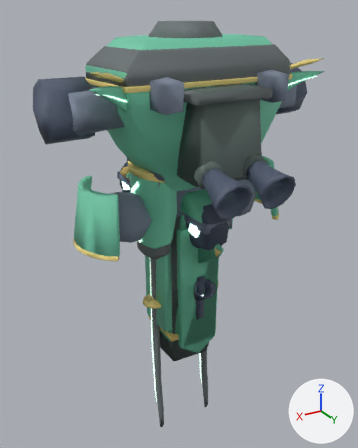
What one commit did to the glTF model src/client/render/mech/assets/roster/kamaitachi-lod1.glb.
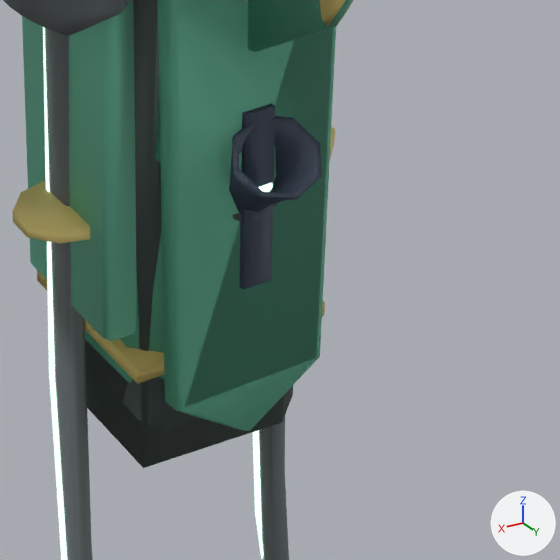
Each version is shown whole from a camera (50 mm lens) standing at (2.81, 4.6, 1.81) and looking at (-0.05, -0.16, -0.57), then close up on the part from 39% to 76% of the width and 56% to 86% of the height. The axes (+X, +Y, +Z) are drawn at lower right. The lights are the same throughout. The first two pictures are the older version. Where no turn or scale is listed for an object, it has been applied to the vertices. Vertices at exactly the same position are counted once.

In view in the first close-up: 'elL/G', 'elL/S', 'elL/T', 'elR/S', 'hipL/P', 'hipR/D', 'hipR/F', 'hipR/P', 'kneeL/D', 'kneeR/F', 'kneeR/G', 'kneeR/P', 'shL/S' and 4 more.
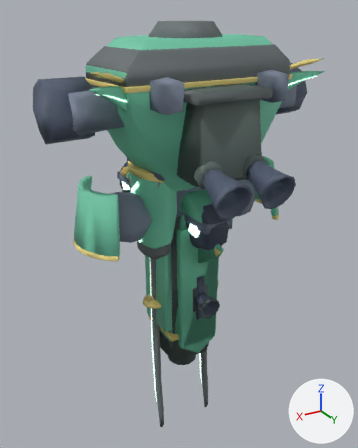
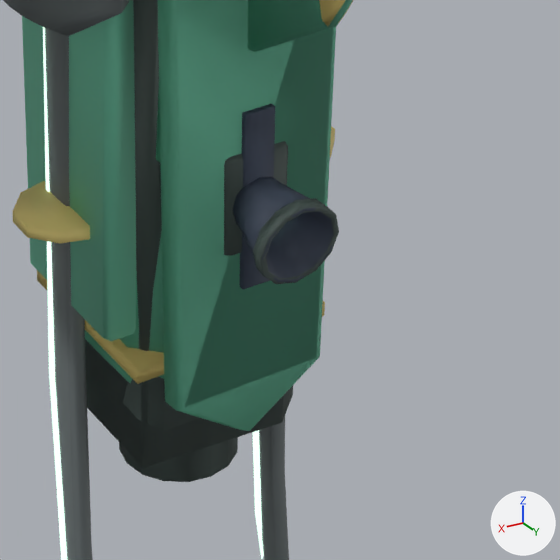
What differs and where, as boxes [x1, y1, x2, y2] in the close-ups (560 x 560 px; the box of a moved part takes in the faces that stretch with it):
'hipR/F', reshaped: before [85, 0, 293, 468]; after [85, 0, 293, 482]
'kneeR/F', reshaped (mostly hidden before): before [123, 161, 277, 431]; after [123, 141, 339, 431]
'kneeR/D', reshaped (not visible before): after [233, 177, 333, 283]
'kneeL/D', reshaped (not visible afterwards): before [229, 116, 322, 212]
part 1 of me_hipr_f, added: after [119, 437, 238, 482]
part 4 of me_kneer_f, rebuilt (mostly hidden before): before [233, 203, 277, 221]; after [224, 141, 288, 256]
part 5 of me_kneer_f, added: after [253, 198, 339, 284]
part 6 of me_kneer_g, moved or reshaped (not visible afterwards): before [258, 183, 273, 192]

Diff of the bpy script that builds the scene:
```diff
--- a/src/client/render/mech/assets/roster/kamaitachi-lod1.glb.py
+++ b/src/client/render/mech/assets/roster/kamaitachi-lod1.glb.py
@@ me_hipr_f @@
-me_hipr_f.from_pydata(...)  # 13 vertices, 22 faces; spans x -0.32..0.32, y -0.27..0.29, z -2.25..-0.2
+me_hipr_f.from_pydata(...)  # 108 vertices, 204 faces; spans x -0.32..0.32, y -0.29..0.29, z -2.41..0.29
+# me_hipr_f part 1: a new loose piece of 50 vertices spanning x -0.19..0.19, y -0.19..0.19, z -2.41..0.06, in mat_kamaitachi___f_001 (dark grey #5a6965)
+# other edits to the shape of me_hipr_f do not show in these pictures
 me_hipr_f.materials.append(mat_kamaitachi___f_001)
@@ me_kneel_d @@
-me_kneel_d.from_pydata(...)  # 133 vertices, 258 faces; spans x -0.27..0.33, y -0.24..0.61, z -1.34..0.26
+me_kneel_d.from_pydata(...)  # 154 vertices, 300 faces; spans x -0.27..0.33, y -0.24..0.64, z -1.46..0.26
+# me_kneel_d part 2
+# 66 vertices are removed from x -0.14..0.14, y 0.31..0.61, z -1.34..-1.03
+# 132 faces are deleted
+# other edits to the shape of me_kneel_d do not show in these pictures
 me_kneel_d.materials.append(mat_kamaitachi___d_001)
@@ me_kneer_d @@
-me_kneer_d.from_pydata(...)  # 133 vertices, 258 faces; spans x -0.33..0.28, y -0.24..0.61, z -1.34..0.26
+me_kneer_d.from_pydata(...)  # 154 vertices, 300 faces; spans x -0.33..0.28, y -0.24..0.64, z -1.46..0.26
+# me_kneer_d part 3: a new loose piece of 87 vertices spanning x -0.13..0.13, y 0.36..0.64, z -1.46..-1.2, in mat_kamaitachi___d_001 (dark blue #515c70)
+# other edits to the shape of me_kneer_d do not show in these pictures
 me_kneer_d.materials.append(mat_kamaitachi___d_001)
@@ me_kneer_f @@
-me_kneer_f.from_pydata(...)  # 80 vertices, 148 faces; spans x -0.32..0.28, y -0.25..0.43, z -2.11..0.21
+me_kneer_f.from_pydata(...)  # 262 vertices, 504 faces; spans x -0.32..0.28, y -0.25..0.64, z -2.36..0.24
+# me_kneer_f part 4: the loose piece of 17 vertices spanning x -0.1..0.1, y 0.26..0.43, z -1.4..-1.24 is rebuilt with 30 vertices and now spans x -0.11..0.11, y 0.19..0.42, z -1.46..-1.14
+# me_kneer_f part 5: a new loose piece of 74 vertices spanning x -0.13..0.13, y 0.57..0.64, z -1.46..-1.2, in mat_kamaitachi___f_001 (dark grey #5a6965)
+# other edits to the shape of me_kneer_f do not show in these pictures
 me_kneer_f.materials.append(mat_kamaitachi___f_001)
@@ me_kneer_g @@
-me_kneer_g.from_pydata(...)  # 29 vertices, 38 faces; spans x -0.101..0.101, y -0.305..0.445, z -1.731..-0.369
+me_kneer_g.from_pydata(...)  # 32 vertices, 34 faces; spans x -0.101..0.101, y -0.305..0.453, z -1.731..-0.369
+# me_kneer_g part 6
+# 8 vertices are removed from x -0.051..0.051, y 0.362..0.445, z -1.279..-1.209
+# 14 faces are deleted
+# 1 vertex moves from x -0.036, y 0.437, z -1.256 to x 0.0, y 0.441, z -1.359
+# 11 vertices are added at x -0.052..0.052, y 0.442..0.453, z -1.352..-1.255
+# 10 new faces join them
 me_kneer_g.materials.append(mat_kamaitachi___g_001)
```
